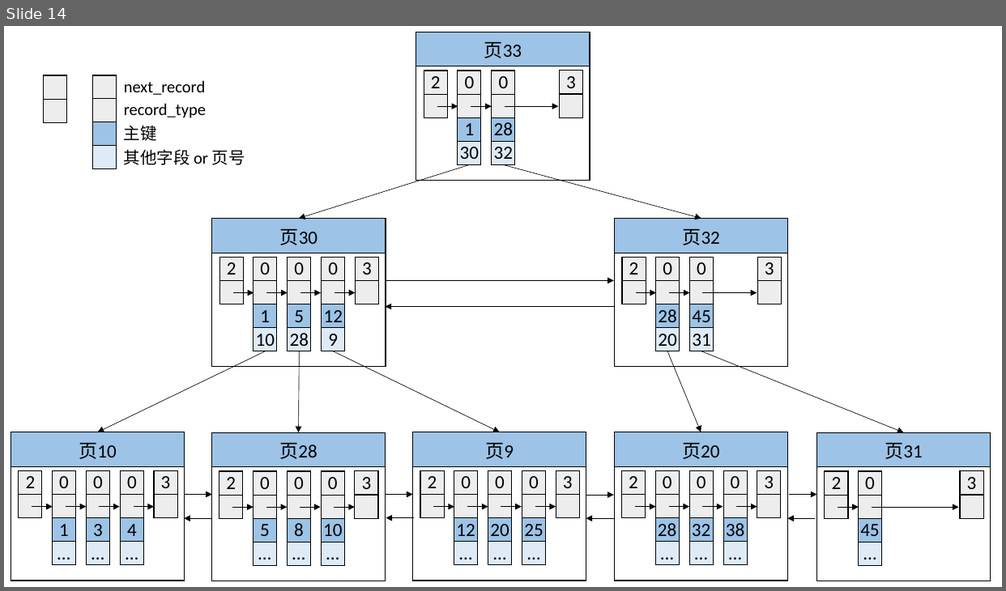
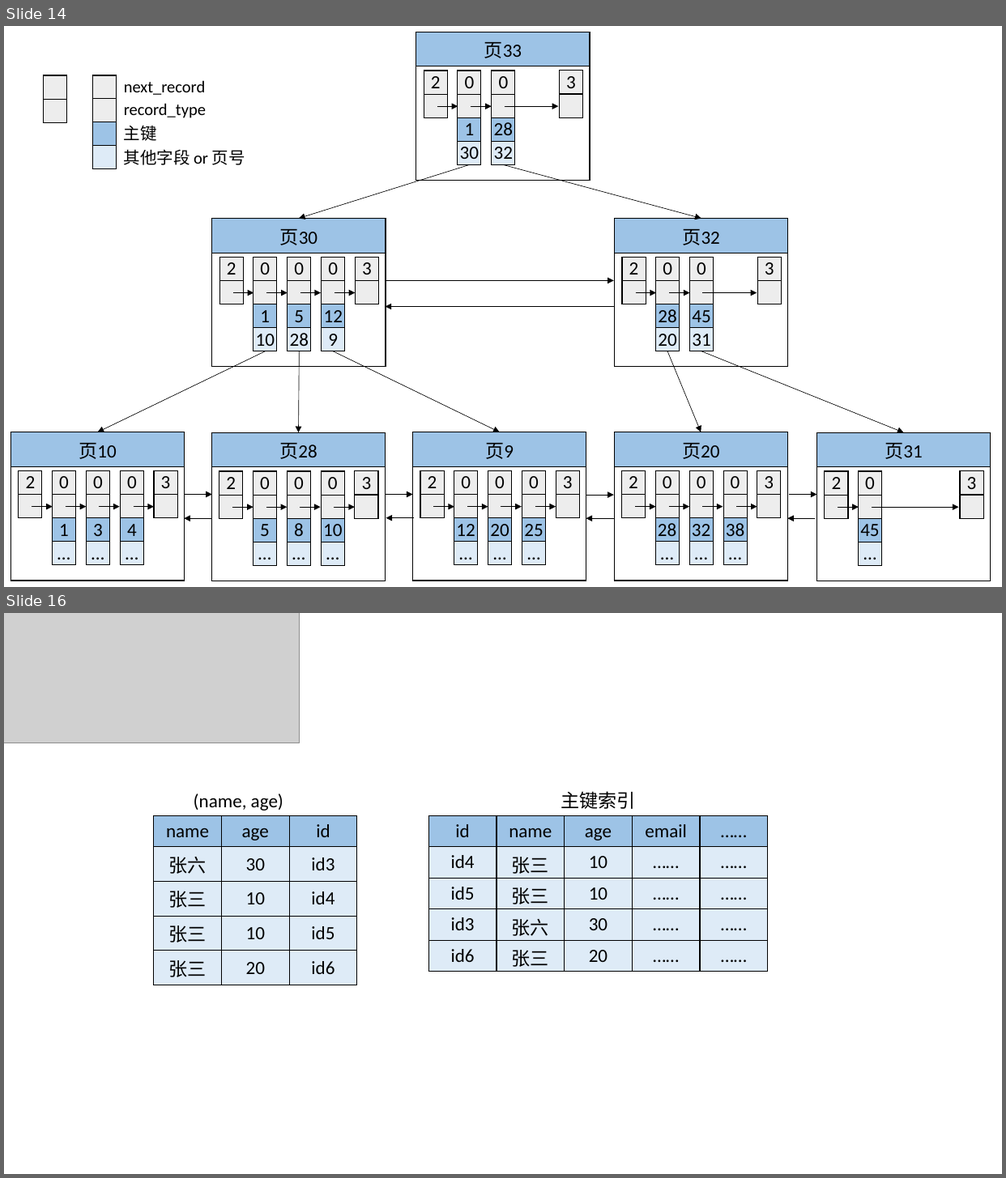
Before and after one commit to coded-boy/notes-house, a slide deck: MySQL/images/MySQL画图.pptx. Shown one above the other, each under a label of ours: slide 14 before the commit, slides 14 and 16 after it; the slides between them are not shown. The pictures are 1006x591 and 1006x1178 pixels, drawn with LibreOffice and Linux fonts; fonts in the diff are those of the drawing; grey boxes stand for pictures. Boxes give left, top, right and bottom in pixels: in the first picture for what was removed or moved away, otherwise in the second. Text is boxed around its words. In the diff, an @@ line names an element or a change of style, - is before the commit and + after.

Commit message:
refactor：完善MySQL索引文档及其相关图片文件

```diff
--- a/MySQL/images/MySQL画图.pptx
+++ b/MySQL/images/MySQL画图.pptx
@@ slide 16 added at [4, 613, 1002, 1174], background #FFFFFF @@
@@ picture added at [4, 613, 299, 743] @@
@@ text added at [194, 794, 283, 811], 18 pt, text #000000 @@
+(name, age)
@@ text added at [560, 791, 635, 809], 18 pt, text #000000 @@
+主键索引
@@ table added at [154, 815, 358, 981], 5 rows, 3 columns @@
+name | age | id
+张六 | 30 | id3
+张三 | 10 | id4
+张三 | 10 | id5
+张三 | 20 | id6
@@ table added at [428, 815, 769, 972], 5 rows, 5 columns @@
+id | name | age | email | ……
+id4 | 张三 | 10 | …… | ……
+id5 | 张三 | 10 | …… | ……
+id3 | 张六 | 30 | …… | ……
+id6 | 张三 | 20 | …… | ……
```
Also in this commit, not shown: 1 other slide added, 1 slide removed, 10 other files.
